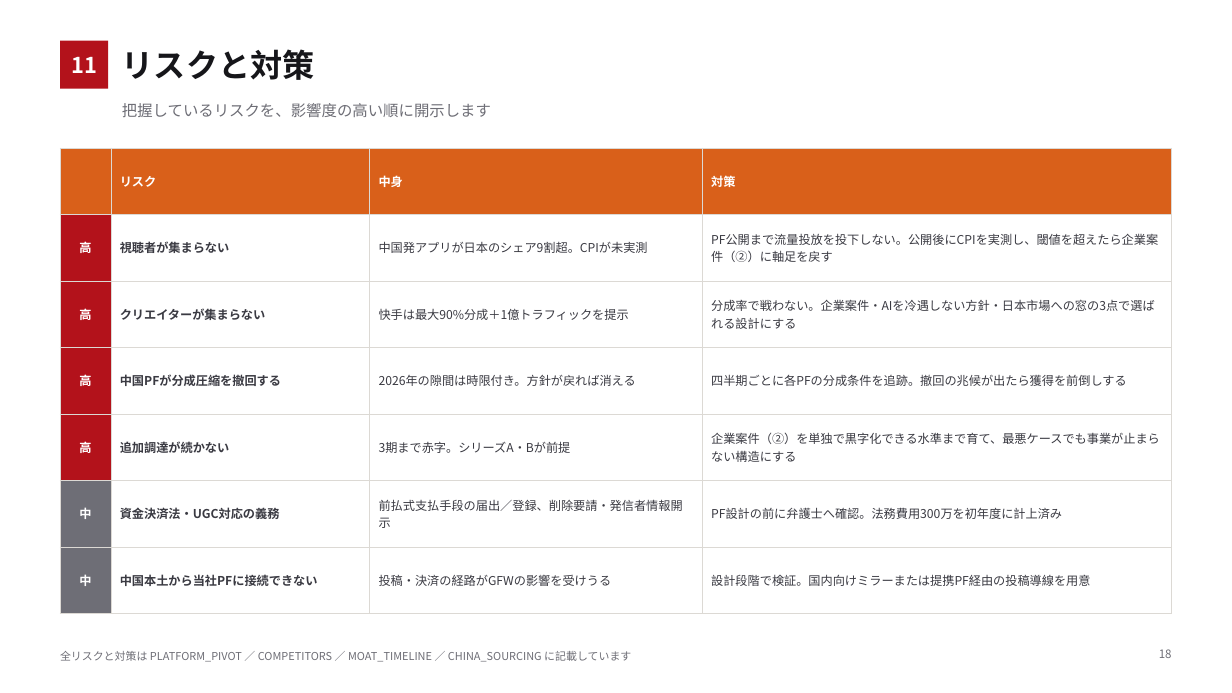
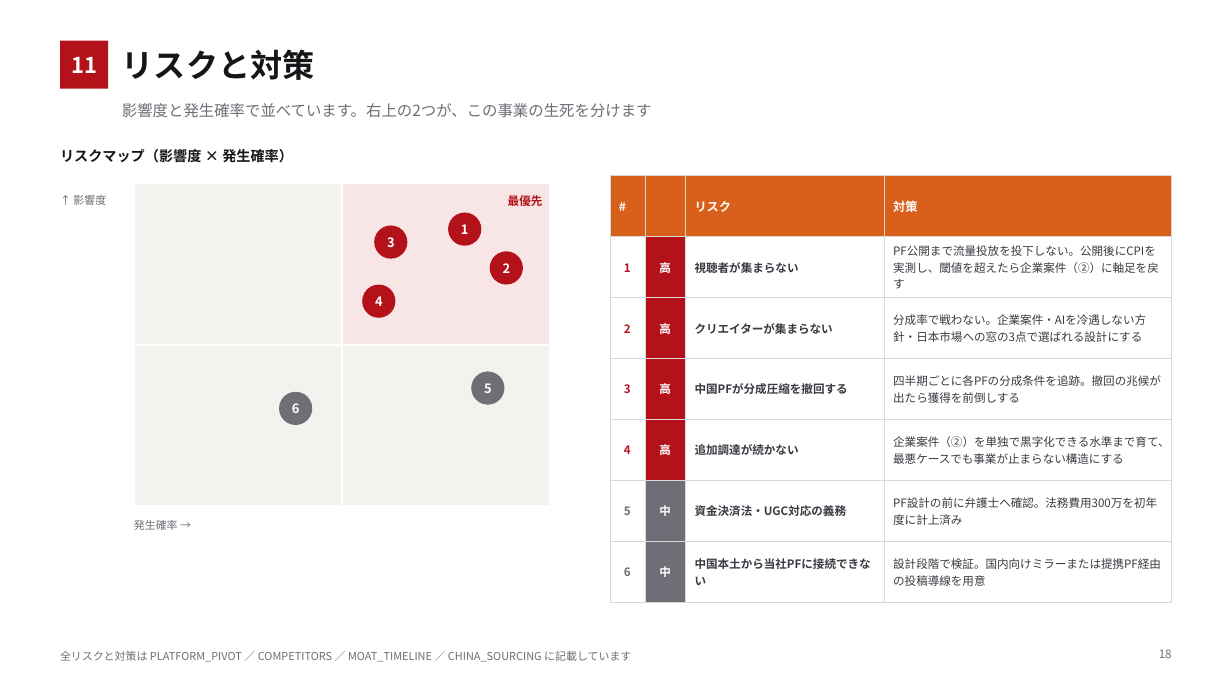
Before and after one commit to bpn333333/test, a slide deck: slide 19 of 投資家向け企画書.pptx. Drawn at 1232x693 pixels with LibreOffice and Linux fonts; fonts in the diff are those of the drawing. Boxes give left, top, right and bottom in pixels: in the first picture for what was removed or moved away, otherwise in the second. Text is boxed around its words. In the diff, an @@ line names an element or a change of style, - is before the commit and + after.

```diff
--- a/投資家向け企画書.pptx
+++ b/投資家向け企画書.pptx
@@ text at [122,103,652,117]: text changed @@
-把握しているリスクを、影響度の高い順に開示します
+影響度と発生確率で並べています。右上の2つが、この事業の生死を分けます
@@ text added at [60,149,293,163], 11 pt, text #16161A, bold @@
+リスクマップ（影響度 × 発生確率）
@@ table at [610,176,1172,581] @@
-row 1:  | リスク | 中身 | 対策
+row 1: # |  | リスク | 対策
-row 2: 高 | 視聴者が集まらない | 中国発アプリが日本のシェア9割超。CPIが未実測 | PF公開まで流量投放を投下しない。公開後にCPIを実測し、閾値を超えたら企業案件（②）に軸足を戻す
+row 2: 1 | 高 | 視聴者が集まらない | PF公開まで流量投放を投下しない。公開後にCPIを実測し、閾値を超えたら企業案件（②）に軸足を戻す
-row 3: 高 | クリエイターが集まらない | 快手は最大90%分成＋1億トラフィックを提示 | 分成率で戦わない。企業案件・AIを冷遇しない方針・日本市場への窓の3点で選ばれる設計にする
+row 3: 2 | 高 | クリエイターが集まらない | 分成率で戦わない。企業案件・AIを冷遇しない方針・日本市場への窓の3点で選ばれる設計にする
-row 4: 高 | 中国PFが分成圧縮を撤回する | 2026年の隙間は時限付き。方針が戻れば消える | 四半期ごとに各PFの分成条件を追跡。撤回の兆候が出たら獲得を前倒しする
+row 4: 3 | 高 | 中国PFが分成圧縮を撤回する | 四半期ごとに各PFの分成条件を追跡。撤回の兆候が出たら獲得を前倒しする
-row 5: 高 | 追加調達が続かない | 3期まで赤字。シリーズA・Bが前提 | 企業案件（②）を単独で黒字化できる水準まで育て、最悪ケースでも事業が止まらない構造にする
+row 5: 4 | 高 | 追加調達が続かない | 企業案件（②）を単独で黒字化できる水準まで育て、最悪ケースでも事業が止まらない構造にする
-row 6: 中 | 資金決済法・UGC対応の義務 | 前払式支払手段の届出／登録、削除要請・発信者情報開示 | PF設計の前に弁護士へ確認。法務費用300万を初年度に計上済み
+row 6: 5 | 中 | 資金決済法・UGC対応の義務 | PF設計の前に弁護士へ確認。法務費用300万を初年度に計上済み
-row 7: 中 | 中国本土から当社PFに接続できない | 投稿・決済の経路がGFWの影響を受けうる | 設計段階で検証。国内向けミラーまたは提携PF経由の投稿導線を用意
+row 7: 6 | 中 | 中国本土から当社PFに接続できない | 設計段階で検証。国内向けミラーまたは提携PF経由の投稿導線を用意
@@ fill #B3121B to none in 4 cells @@
@@ fill none to #B3121B in 4 cells @@
@@ fill #6E6E76 to none in 2 cells @@
@@ fill none to #6E6E76 in 2 cells @@
@@ size 9.5 to 9 pt in "PF公開まで流量投放を投下しない。公開後にCPIを実測し、閾値を超えたら企業案件（②）に軸足を戻す", "分成率で戦わない。企業案件・AIを冷遇しない方針・日本市場への窓の3点で選ばれる設計にする", "四半期ごとに各PFの分成条件を追跡。撤回の兆候が出たら獲得を前倒しする", "企業案件（②）を単独で黒字化できる水準まで育て、最悪ケースでも事業が止まらない構造にする" and 2 more places @@
@@ table: place and size @@
-table at [60,148,1172,590]
+table at [610,176,1172,581]
@@ text added at [73,195,106,205], 8.5 pt, text #6E6E76 @@
+↑ 影響度
@@ rectangle added at [134,183,342,345], fill #F4F2EF, outline #FFFFFF 1.5 pt @@
@@ rectangle added at [342,183,550,345], fill #F8E6E6, outline #FFFFFF 1.5 pt @@
@@ text added at [508,193,543,209], 9 pt, text #B3121B, bold @@
+最優先
@@ ellipse added at [374,226,408,259], fill #B3121B @@
@@ text added at [387,237,395,247], 10 pt, text #FFFFFF, bold @@
+3
@@ ellipse added at [448,213,482,246], fill #B3121B @@
@@ text added at [461,224,469,234], 10 pt, text #FFFFFF, bold @@
+1
@@ ellipse added at [490,251,523,285], fill #B3121B @@
@@ text added at [503,263,511,273], 10 pt, text #FFFFFF, bold @@
+2
@@ ellipse added at [362,285,396,318], fill #B3121B @@
@@ text added at [375,296,383,306], 10 pt, text #FFFFFF, bold @@
+4
@@ rectangle added at [134,345,342,506], fill #F4F2EF, outline #FFFFFF 1.5 pt @@
@@ rectangle added at [342,345,550,506], fill #F4F2EF, outline #FFFFFF 1.5 pt @@
@@ ellipse added at [471,372,505,405], fill #6E6E76 @@
@@ text added at [484,383,492,393], 10 pt, text #FFFFFF, bold @@
+5
@@ ellipse added at [279,392,312,425], fill #6E6E76 @@
@@ text added at [292,403,300,413], 10 pt, text #FFFFFF, bold @@
+6
@@ text added at [134,520,178,530], 8.5 pt, text #6E6E76 @@
+発生確率 →
```
Also in this commit, not shown: 4 other slides changed, 1 other file.
